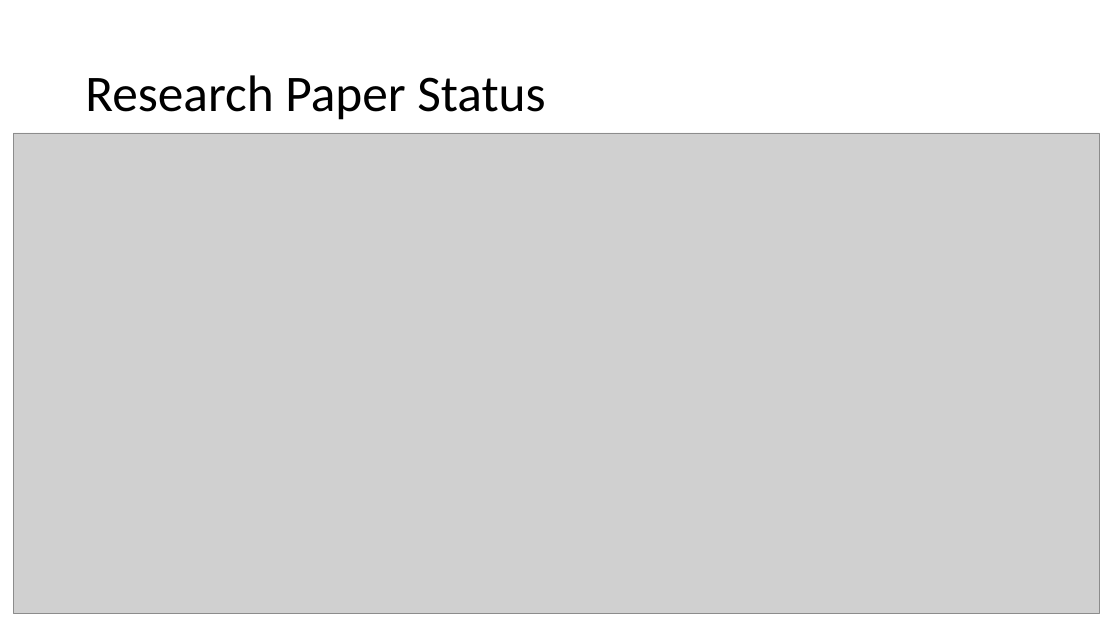
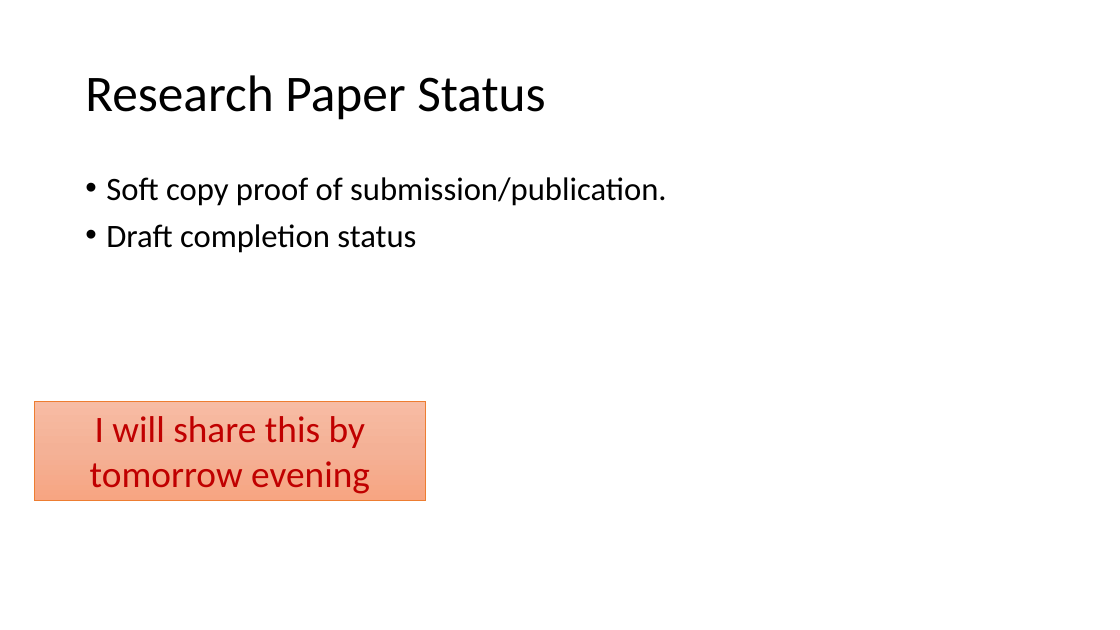
Before and after one commit to KIET-Github/CS-2024-A, a slide deck: slide 15 of PCS24-6-Hanu/Presentation - Smart Care.pptx (slide 17 before the commit). Drawn at 1120x630 pixels with LibreOffice and Linux fonts; fonts in the diff are those of the drawing; grey boxes stand for pictures. Boxes give left, top, right and bottom in pixels: in the first picture for what was removed or moved away, otherwise in the second. Text is boxed around its words. In the diff, an @@ line names an element or a change of style, - is before the commit and + after.

```diff
--- a/PCS24-6-Hanu/Presentation - Smart Care.pptx
+++ b/PCS24-6-Hanu/Presentation - Smart Care.pptx
@@ picture removed at [13, 133, 1100, 613] @@
@@ text added at [106, 177, 666, 253], 28 pt, text #000000 @@
+• Soft copy proof of submission/publication.
+• Draft completion status
@@ rectangle added at [34, 401, 425, 500], fill gradient #F7BDA5 to #F5B196 to #F8A582, outline #ED7D31 0.5 pt, 32 pt, text #C00000 @@
+I will share this by tomorrow evening
```
Also in this commit, not shown: 5 other slides changed, 1 slide added, 3 slides removed, 9 other files.
